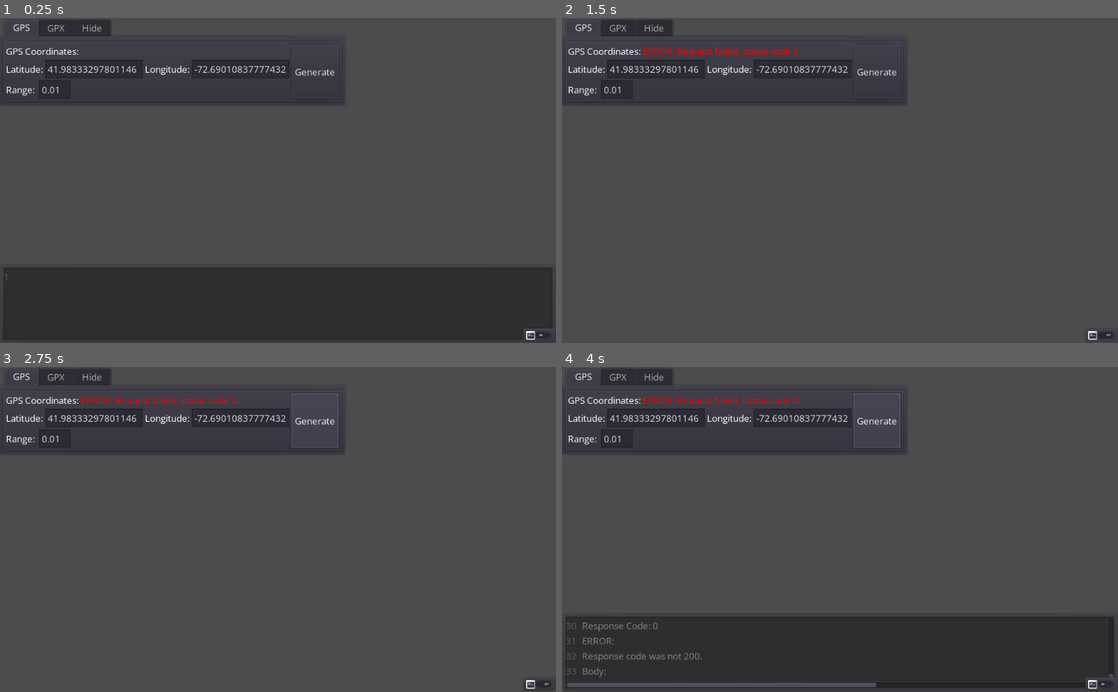
Above: before the commit, frames 1-4 (two rows, left to right).
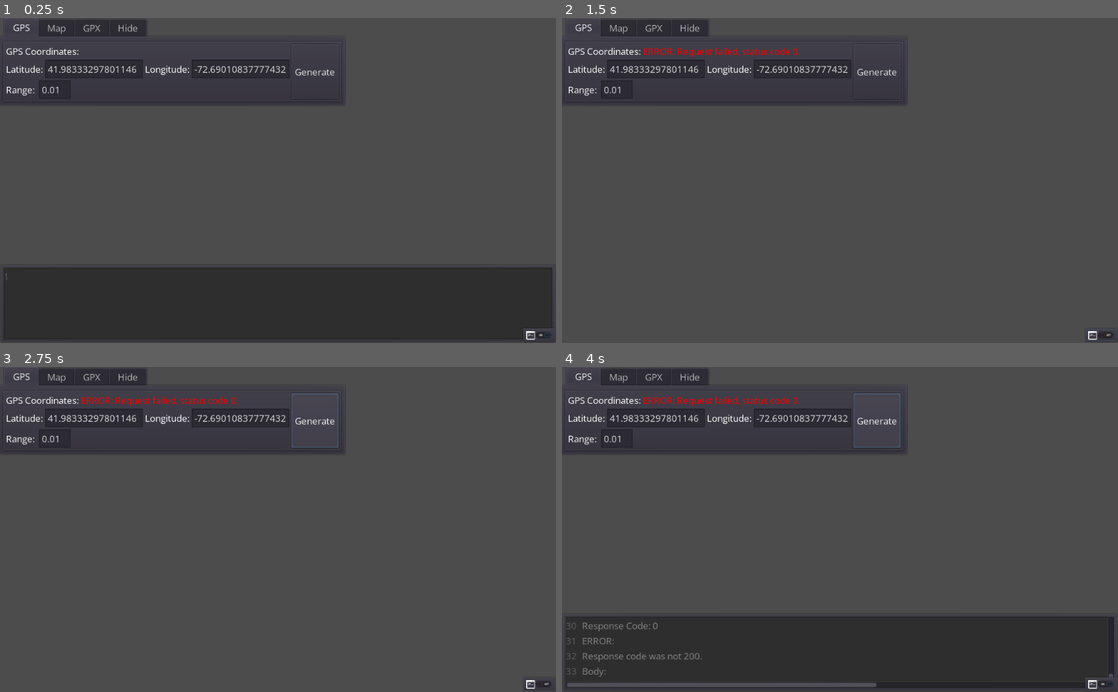
Above: after the commit, the same moments.

Repository: Netruk44/walking-app-proto-v2
Game: Godot game, scene res://scenes/Root.tscn
The game is run twice, just before and just after one commit, with the same random seed, the same clock (stepped at 60 frames per second) and the same inputs.
Inputs (mouse positions are in pixels of both pictures, inside the frame that each line leads up to):
- Up to frame 1 (0.25 s): no input
- Up to frame 2 (1.5 s): click "Generate" at 0.5 s; click (1101, 336) at 1.25 s
- Up to frame 3 (2.75 s): click "Generate" at 2 s
- Up to frame 4 (4 s): click (1101, 685) at 2.75 s; click "Generate" at 3.5 s

The runs differ from the first frame. In frame 1, 0.4% of the frame differs, in the area x 8-27%, y 0-6%; in frame 2, 0.4%; in frame 3, 0.4%; in frame 4, 0.4%.

Commit message:
Add Map tab to top left

Diff:
--- a/scenes/Root.tscn
+++ b/scenes/Root.tscn
@@ -53,12 +53,44 @@
 tab_align = 0
 
 [node name="GPS" parent="UI_CanvasLayer/UI/TabContainer" instance=ExtResource( 1 )]
+visible = false
 anchor_right = 1.0
 anchor_bottom = 1.0
 margin_left = 4.0
 margin_top = 42.0
 margin_right = -4.0
 margin_bottom = -4.0
+
+[node name="Map" type="PanelContainer" parent="UI_CanvasLayer/UI/TabContainer"]
+anchor_right = 1.0
+anchor_bottom = 1.0
+margin_left = 4.0
+margin_top = 42.0
+margin_right = -4.0
+margin_bottom = -4.0
+
+[node name="VBoxContainer" type="VBoxContainer" parent="UI_CanvasLayer/UI/TabContainer/Map"]
+margin_left = 7.0
+margin_top = 7.0
+margin_right = 285.0
+margin_bottom = 105.0
+
+[node name="SaveButton" type="Button" parent="UI_CanvasLayer/UI/TabContainer/Map/VBoxContainer"]
+margin_right = 278.0
+margin_bottom = 30.0
+text = "Save Map"
+
+[node name="LoadButton" type="Button" parent="UI_CanvasLayer/UI/TabContainer/Map/VBoxContainer"]
+margin_top = 34.0
+margin_right = 278.0
+margin_bottom = 64.0
+text = "Load Map"
+
+[node name="ClearButton" type="Button" parent="UI_CanvasLayer/UI/TabContainer/Map/VBoxContainer"]
+margin_top = 68.0
+margin_right = 278.0
+margin_bottom = 98.0
+text = "Clear GPX Traces"
 
 [node name="GPX" type="PanelContainer" parent="UI_CanvasLayer/UI/TabContainer"]
 visible = false
